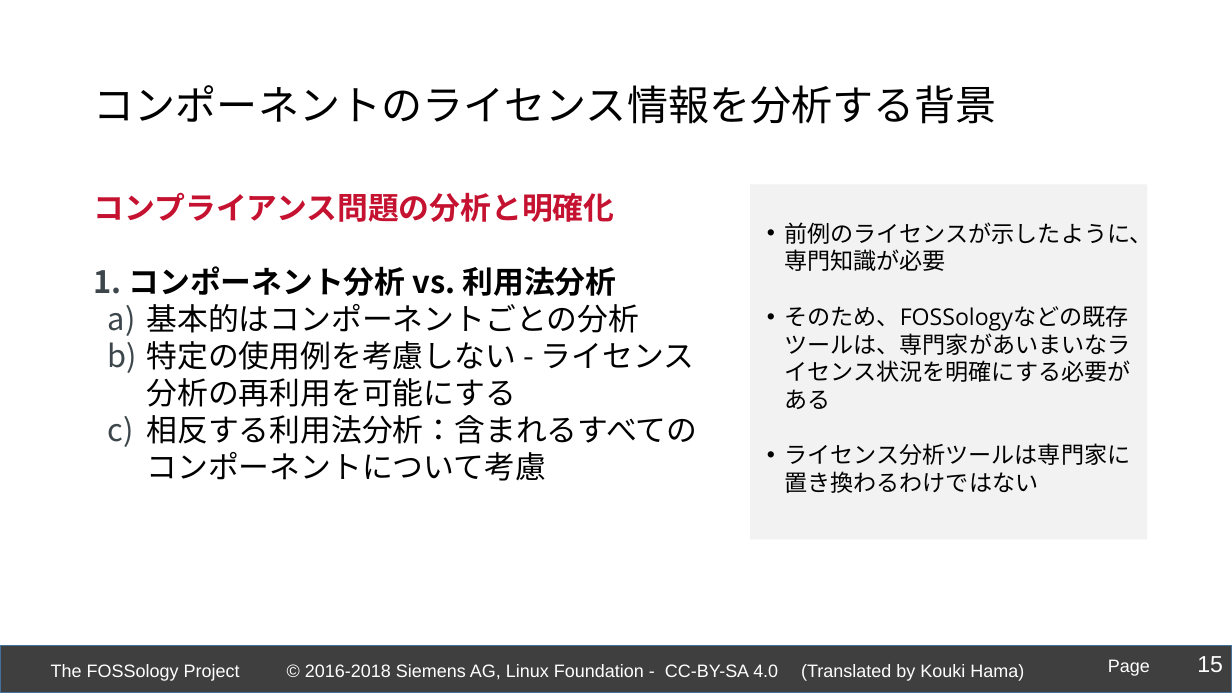
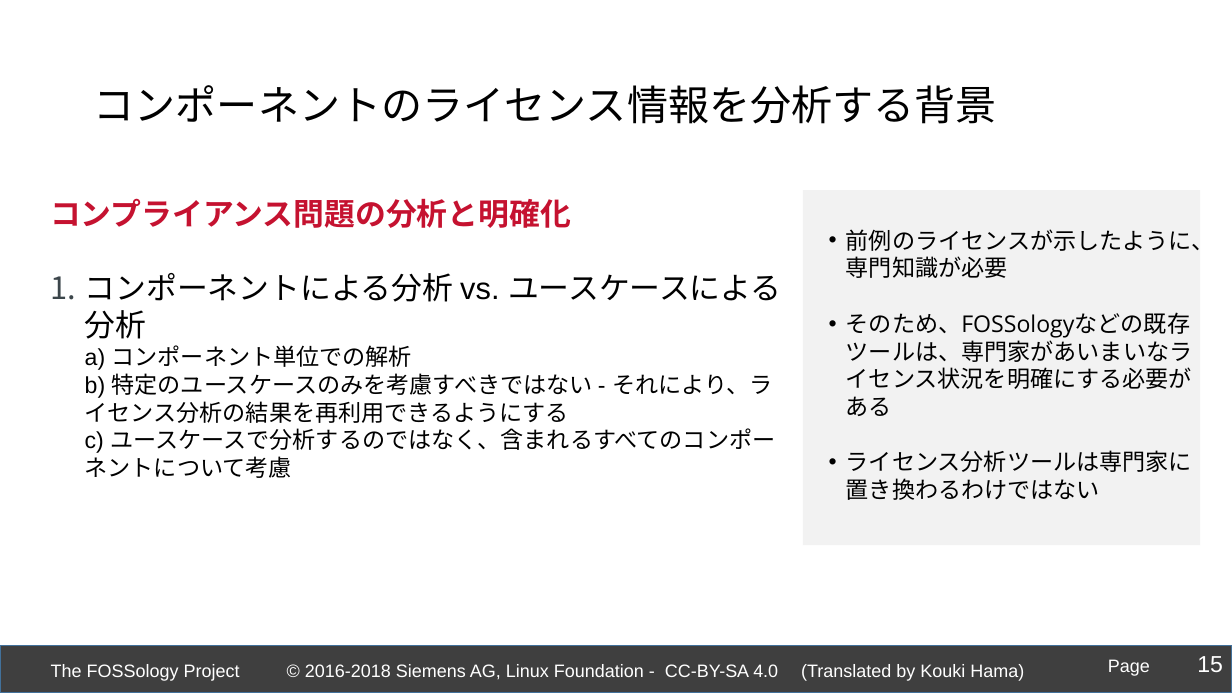
Before and after one commit to fossology/FOSSologySlides, a slide deck: slide 15 of Module-A-JPN-Motivation.pptx. Drawn at 1232x693 pixels with LibreOffice and Linux fonts; fonts in the diff are those of the drawing; background and template pictures are left out. Boxes give left, top, right and bottom in pixels: in the first picture for what was removed or moved away, otherwise in the second. Text is boxed around its words. In the diff, an @@ line names an element or a change of style, - is before the commit and + after.

```diff
--- a/Module-A-JPN-Motivation.pptx
+++ b/Module-A-JPN-Motivation.pptx
@@ text "コンプライアンス問題の分析と明確化": place and size @@
-text "コンプライアンス問題の分析と明確化" at bbox=[94, 192, 698, 481]
+text "コンプライアンス問題の分析と明確化" at bbox=[50, 198, 781, 478]
@@ rectangle: place and size @@
-rectangle at bbox=[750, 185, 1148, 540]
+rectangle at bbox=[803, 190, 1201, 545]
@@ text "前例のライセンスが示したように、専門知識が必要": place and size @@
-text "前例のライセンスが示したように、専門知識が必要" at bbox=[784, 222, 1152, 493]
+text "前例のライセンスが示したように、専門知識が必要" at bbox=[846, 229, 1214, 500]
@@ text at bbox=[85, 273, 781, 478]: text changed; size 24 to 18 pt; font Noto Sans CJK JP to Arial @@
-  1. コンポーネント分析 vs. 利用法分析
-    a) 基本的はコンポーネントごとの分析
-    b) 特定の使用例を考慮しない - ライセンス分析の再利用を可能にする
-    c) 相反する利用法分析：含まれるすべてのコンポーネントについて考慮
+  1. コンポーネントによる分析 vs. ユースケースによる分析
+     a) コンポーネント単位での解析
+     b) 特定のユースケースのみを考慮すべきではない - それにより、ライセンス分析の結果を再利用できるようにする
+     c) ユースケースで分析するのではなく、含まれるすべてのコンポーネントについて考慮
```
Also in this commit, not shown: 7 other slides changed.
